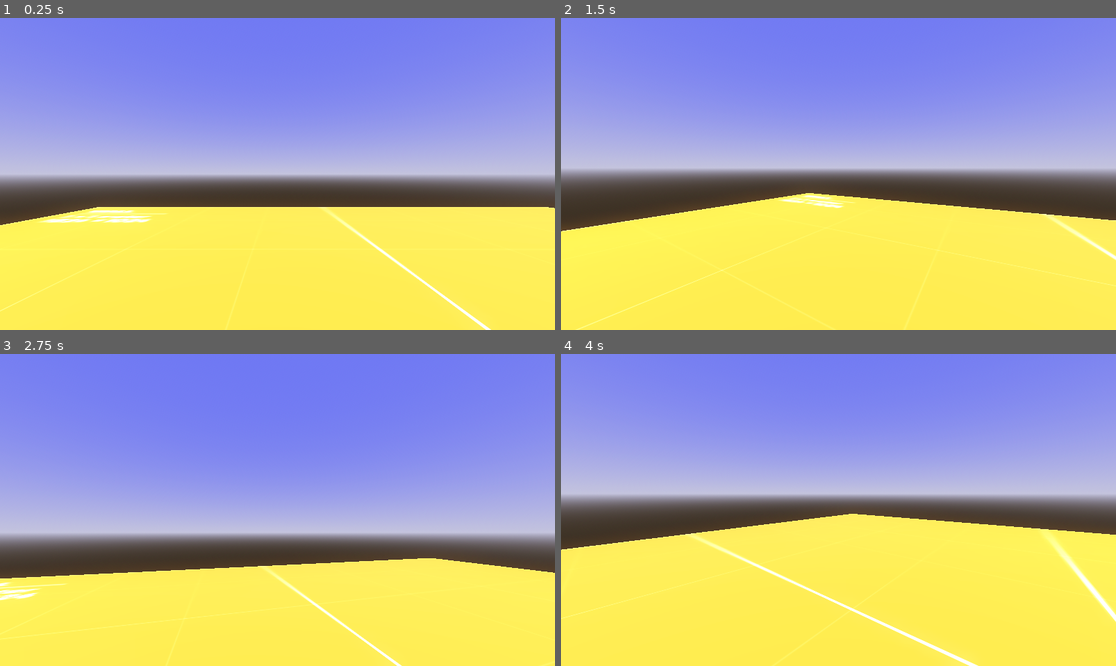
Above: before the commit, frames 1-4 (two rows, left to right).
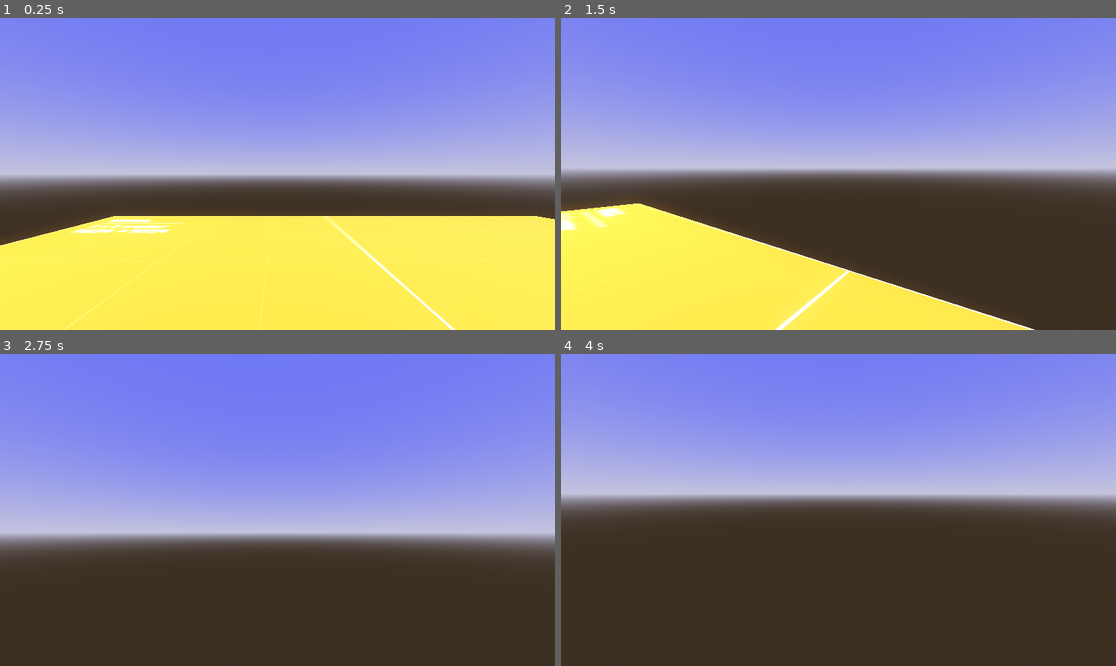
Above: after the commit, the same moments.

Repository: InffRittern/godot-test-project
Game: Godot game, scene res://levels/aperture_lab.tscn
Same seed, same stepped clock (60 frames per second), same inputs: the game is played once before the commit and once after it.
Inputs (mouse positions are in pixels of both pictures, inside the frame that each line leads up to):
- Up to frame 1 (0.25 s): no input
- Up to frame 2 (1.5 s): move the mouse to (866, 174) at 0.52 s; hold W (move_forward) from 0.53 s (still down); tap Space (jump) at 0.77 s; move the mouse to (810, 174) at 1.27 s
- Up to frame 3 (2.75 s): keep holding W (move_forward); tap Space (jump) at 1.52 s; move the mouse to (288, 503) at 2.02 s
- Up to frame 4 (4 s): keep holding W (move_forward); tap Enter at 2.75 s; move the mouse to (832, 516) at 2.77 s; tap Space (jump) at 3.02, 3.5, 3.77 s; move the mouse to (877, 513) at 3.52 s

The runs differ from the first frame. In frame 1, 4.6% of the frame differs, in the area x 0-100%, y 60-100%; in frame 2, 21%; in frame 3, 32%; in frame 4, 44%, in the area x 0-100%, y 51-100%.
Error before the commit: Invalid type in function 'get_direction' in base 'CharacterBody3D (FpsController.gd)'. Cannot convert argument 1 from Vector2 to Vector3. (res://scripts/FpsCon…

Commit message:
fix basic movement

Diff:
--- a/characters/Player.tscn
+++ b/characters/Player.tscn
@@ -1,28 +1,26 @@
-[gd_scene load_steps=4 format=3 uid="uid://bjwjn0i3fqed7"]
+[gd_scene load_steps=4 format=3 uid="uid://bruos3622oae5"]
 
-[ext_resource type="Script" path="res://scripts/FpsController.gd" id="1_jj77w"]
+[ext_resource type="Script" path="res://scripts/FpsController.gd" id="1_obgda"]
 
-[sub_resource type="CapsuleMesh" id="CapsuleMesh_d4k3n"]
+[sub_resource type="CapsuleMesh" id="CapsuleMesh_ngc46"]
 
-[sub_resource type="ConvexPolygonShape3D" id="ConvexPolygonShape3D_572d2"]
+[sub_resource type="ConvexPolygonShape3D" id="ConvexPolygonShape3D_u5rnp"]
 points = PackedVector3Array(-0.125207, -0.532801, -0.480507, 0.0227831, 0.47607, 0.498884, 0.169713, 0.559144, 0.464172 …(924 unchanged characters)…
 
-[node name="Player" type="Node3D"]
+[node name="CharacterBody3D" type="CharacterBody3D"]
+transform = Transform3D(1, 0, 0, 0, 1, 0, 0, 0, 1, 0, 1, 0)
+script = ExtResource("1_obgda")
 
-[node name="CharacterBody3D" type="CharacterBody3D" parent="."]
-transform = Transform3D(1, 0, 0, 0, 1, 0, 0, 0, 1, 0, 1, 0)
-script = ExtResource("1_jj77w")
+[node name="MeshInstance3D" type="MeshInstance3D" parent="."]
+mesh = SubResource("CapsuleMesh_ngc46")
 
-[node name="MeshInstance3D" type="MeshInstance3D" parent="CharacterBody3D"]
-mesh = SubResource("CapsuleMesh_d4k3n")
+[node name="CollisionShape3D" type="CollisionShape3D" parent="."]
+shape = SubResource("ConvexPolygonShape3D_u5rnp")
 
-[node name="CollisionShape3D" type="CollisionShape3D" parent="CharacterBody3D"]
-shape = SubResource("ConvexPolygonShape3D_572d2")
-
-[node name="Head" type="Node3D" parent="CharacterBody3D"]
+[node name="Head" type="Node3D" parent="."]
 transform = Transform3D(1, 0, 0, 0, 1, 0, 0, 0, 1, 0, 0.476016, 0)
 
-[node name="Camera3D" type="Camera3D" parent="CharacterBody3D/Head"]
+[node name="Camera3D" type="Camera3D" parent="Head"]
 
-[node name="RayCast3D" type="RayCast3D" parent="CharacterBody3D/Head"]
+[node name="RayCast3D" type="RayCast3D" parent="Head"]
 target_position = Vector3(0, 0, -2)
--- a/levels/aperture_lab.tscn
+++ b/levels/aperture_lab.tscn
@@ -45,5 +45,5 @@
 [node name="CollisionShape3D" type="CollisionShape3D" parent="MeshInstance3D/StaticBody3D"]
 shape = SubResource("ConcavePolygonShape3D_soj0w")
 
-[node name="Player" parent="." instance=ExtResource("2_4631q")]
-transform = Transform3D(1, 0, 0, 0, 1, 0, 0, 0, 1, -2, 0, -1)
+[node name="CharacterBody3D" parent="." instance=ExtResource("2_4631q")]
+transform = Transform3D(1, 0, 0, 0, 1, 0, 0, 0, 1, -2.25571, 1.84771, -0.305856)
--- a/scripts/FpsController.gd
+++ b/scripts/FpsController.gd
@@ -42,6 +42,8 @@
 func _physics_process(delta):
 	var input_vector = get_input_vector()
 	var direction = get_direction(input_vector)
+	print('input vector', input_vector)
+	print('dirction vector', direction)
 	apply_movement(direction, delta)
 	apply_friction(direction, delta)
 	apply_gravity(delta)
@@ -55,9 +57,9 @@
 	var input_vector = Input.get_vector('move_left', 'move_right', 'move_forward', 'move_back')
 	return input_vector.normalized() if input_vector.length() > 1 else input_vector
 
-func get_direction(input_vector: Vector3):
+func get_direction(input_vector: Vector2):
 	var direction = Vector3.ZERO
-	direction = (input_vector.x * transform.basis.x) + (input_vector.z * transform.basis.z)
+	direction = (input_vector.x * head.transform.basis.x) + (input_vector.y * head.transform.basis.z)
 	return direction.normalized()
 
 func apply_movement(direction: Vector3, delta: float):
Not shown: 1 places in levels/aperture_lab.tscn that only renumber resources
